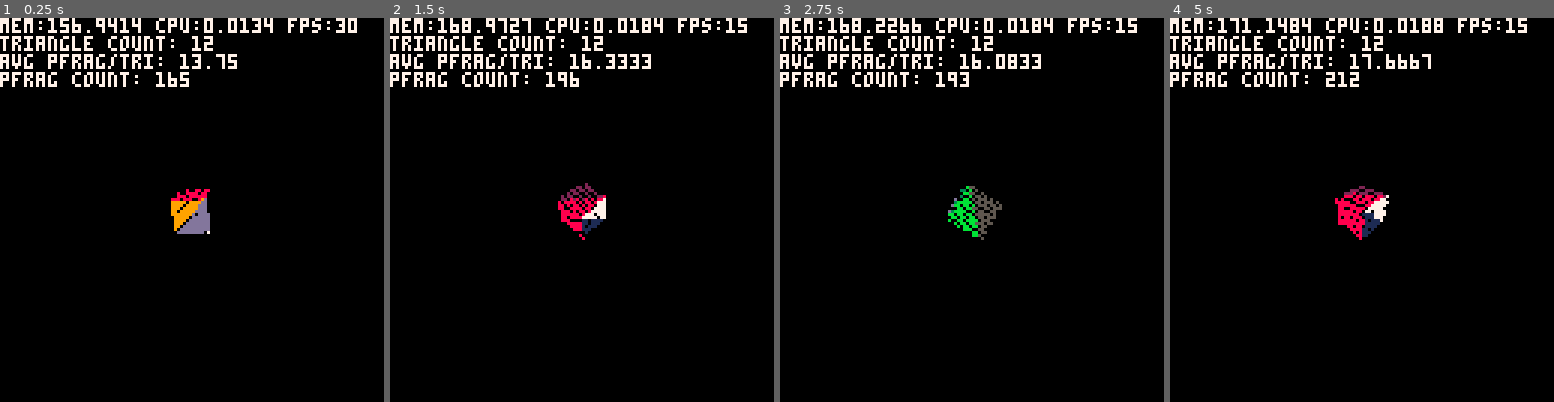
Above: before the commit, frames 1-4 (left to right).
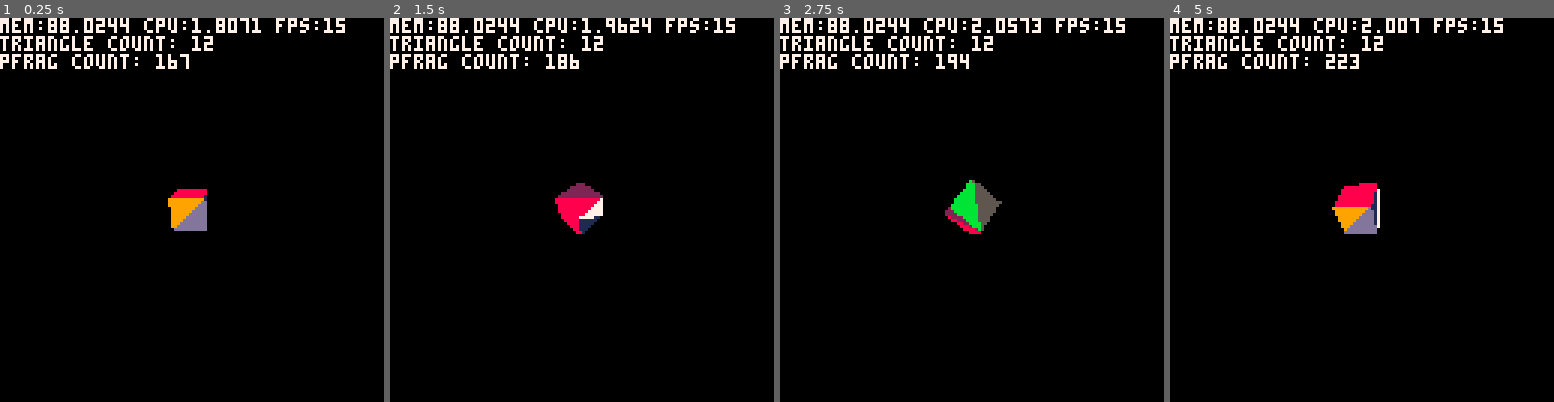
Above: after the commit, the same moments.

Repository: sthilaid/pico-8-carts
Game: PICO-8 cartridge cube.p8
The game is run twice, just before and just after one commit, with the same random seed, the same clock (stepped at 60 frames per second) and the same inputs.
Inputs:
- Up to frame 1 (0.25 s): no input
- Up to frame 2 (1.5 s): no input
- Up to frame 3 (2.75 s): hold Up 2.15-2.42 s
- Up to frame 4 (5 s): hold Down 3.63-3.97 s; hold Up from 4.73 s (still down)

The runs differ from the first frame. In frame 1, 3.2% of the frame differs, in the area x 0-93%, y 0-57%; in frame 2, 3.5%; in frame 3, 3.8%; in frame 4, 4.4%, in the area x 0-93%, y 0-58%.

Commit message:
better debug handling, rendering by wrinting to video memory and more volatile memory

Diff:
--- a/cube.p8
+++ b/cube.p8
@@ -2,11 +2,17 @@
 version 29
 __lua__
 
+-- data
+cubeMoveSpeed=0.1
+
+-- runtime globals
 camera={}
 cube={}
 objects={}
-cubeRotMat={}
-cubeMoveSpeed=0.1
+cubeRotMat=0
+screenMat = 0
+
+-- flow
 
 function _init()
    --camera = perspective2(45, 1, 0.1, 1000)
@@ -16,6 +22,7 @@
    add(objects, cube)
 
    cubeRotMat= rotmatrix(0.25/30, 0.1/30, 0.05/30)
+   screenMat = mmult(transmatrix(vpoint(64, 64, 0.5)), scalematrix(64, 64, 0.5))
 end
 
 function _update()
@@ -32,9 +39,21 @@
 function _draw()
    srand(12345)
    cls()
+   render3d(camera, objects)
+   dflush()
+end
+
+-------------------------------------------------------------------------------
+-- debug
+debugStrs = {}
+function dprint(str) add(debugStrs, str) end
+function dflush()
    color(7)
    print("mem:"..stat(0).." cpu:"..stat(1).." fps:"..stat(7))
-   render3d(camera, objects)
+   for s in all(debugStrs) do
+      print(s)
+   end
+   debugStrs = {}
 end
 
 -------------------------------------------------------------------------------
@@ -216,10 +235,10 @@
    return res
 end
 function mprint(m)
-   print(vstr(m[1]))
-   print(vstr(m[2]))
-   print(vstr(m[3]))
-   print(vstr(m[4]))
+   dprint(vstr(m[1]))
+   dprint(vstr(m[2]))
+   dprint(vstr(m[3]))
+   dprint(vstr(m[4]))
 end
 function meshdata(vertices, textureCoords, normals, triangles, cullBackface)
    return {verts=vertices,
@@ -228,7 +247,7 @@
            tris=triangles,
            cullBackface=cullBackface}
 end
-function object(mat, mesh) return {mat=mat, mesh=mesh, vFrags={}, pFrags={}} end
+function object(mat, mesh) return {mat=mat, mesh=mesh} end
 
 function fragment(v, uv, n)
    return {vx=v[1], vy=v[2], vz=v[3],
@@ -251,20 +270,18 @@
 function geometryScreenMapping(vfrag, screenMat)
    local v = vpoint(vfrag.vx, vfrag.vy, vfrag.vz)
    local screen_v = mapply(screenMat, v)
-   --print("v: "..vstr(v))
-   --print("sv: "..vstr(screen_v))
+   --dprint("v: "..vstr(v))
+   --dprint("sv: "..vstr(screen_v))
    vfrag.vx = screen_v[1]
    vfrag.vy = screen_v[2]
    vfrag.vz = screen_v[3]
 end
 
 function processGeometries(cam, objects)
-   local screenMat = mmult(transmatrix(vpoint(64, 64, 0.5)), scalematrix(64, 64, 0.5))
-
    -- todo: optimize, only process vertices and normals once
+   local vFrags={}
    for obj in all(objects) do
       local mesh = obj.mesh
-      obj.vFrags={}
       for t in all(mesh.tris) do
          local processedTriangleFrags= {}
          local clippedTriangleFrags = {}
@@ -273,28 +290,29 @@
             local uv    = mesh.uvs[t[tindex][2]]
             local n     = mesh.normals[t[tindex][3]]
             local vFrag = geometryVertexShading(cam, obj.mat, v, uv, n)
-            --print("pv: "..vstr(vFrag.n))
+            --dprint("pv: "..vstr(vFrag.n))
             add(processedTriangleFrags, vFrag)
          end
          for processedTriangle in all(processedTriangleFrags) do
             geometryClipping(processedTriangle, clippedTriangleFrags)
-            --print(processedTriangle.v[1].." -> "..clippedTriangleFrags[#clippedTriangleFrags].v[1])
+            --dprint(processedTriangle.v[1].." -> "..clippedTriangleFrags[#clippedTriangleFrags].v[1])
          end
          for clippedVertexFrag in all(clippedTriangleFrags) do
             geometryScreenMapping(clippedVertexFrag, screenMat)
-            --print("frag: "..clippedVertexFrag.vx)
-         end
-         add(obj.vFrags, clippedTriangleFrags) -- accumulate screen space clipped triangles
+            --dprint("frag: "..clippedVertexFrag.vx)
+         end
+         add(vFrags, clippedTriangleFrags) -- accumulate screen space clipped triangles
       end
       ---------------------------------
       -- local test={}
-      -- add(test, obj.vFrags[1])
-      -- obj.vFrags = test
+      -- add(test, vFrags[1])
+      -- vFrags = test
       ---------------------------------
    end
-end
-
-function rasterize(objects)
+   return vFrags
+end
+
+function rasterize(vFrags)
    function computeEdgeParams(p1, p2) return {a=-(p2[2]-p1[2]), b=(p2[1]-p1[1]), c=(p2[2]-p1[2])*p1[1] - (p2[1]-p1[1])*p1[2]} end
    function edgeSign(px,py,a,b,c) return a*px + b*py + c end
    function baryInterpVertex(w,u,v,v1,v2,v3) return vadd(vadd(vscale(v1, w), vscale(v2, u)), vscale(v3, v)) end
@@ -302,104 +320,115 @@
    -- rasterTrianglesetup
    -- rasterTriangleTraversal
    local triCount = 0
-   local triPfragAvgData = {}
-   for obj in all(objects) do
-      obj.pFrags = {}
-      for vfragTriangle in all(obj.vFrags) do
-         triCount += 1
-         local tricol = rnd(16)
-         local p1 = vpoint(vfragTriangle[1].vx, vfragTriangle[1].vy, vfragTriangle[1].vz)
-         local p2 = vpoint(vfragTriangle[2].vx, vfragTriangle[2].vy, vfragTriangle[2].vz)
-         local p3 = vpoint(vfragTriangle[3].vx, vfragTriangle[3].vy, vfragTriangle[3].vz)
-
-         -- if obj.mesh.cullBackface then
-         --    triNormal = vcross(p1, p2)
-         --    if vdot(triNormal, vscale(p1,-1)) < 0 then
-         --       break
-         --    end
-         -- end
-
-         local uv1 = point2d(vfragTriangle[1].u, vfragTriangle[1].v)
-         local uv2 = point2d(vfragTriangle[2].u, vfragTriangle[2].v)
-         local uv3 = point2d(vfragTriangle[3].u, vfragTriangle[3].v)
-         local n1 = vpoint(vfragTriangle[1].nx, vfragTriangle[1].ny, vfragTriangle[1].nz)
-         local n2 = vpoint(vfragTriangle[2].nx, vfragTriangle[2].ny, vfragTriangle[2].nz)
-         local n3 = vpoint(vfragTriangle[3].nx, vfragTriangle[3].ny, vfragTriangle[3].nz)
-         local edgeParams = {computeEdgeParams(p1, p2), computeEdgeParams(p2, p3), computeEdgeParams(p3, p1)}
-         local pmin_x = min(min(p1[1], p2[1]), p3[1])
-         local pmin_y = min(min(p1[2], p2[2]), p3[2])
-         local pmax_x = max(max(p1[1], p2[1]), p3[1])
-         local pmax_y = max(max(p1[2], p2[2]), p3[2])
-         --print("min: "..pmin_x..","..pmin_y.." max: "..pmax_x..","..pmax_y)
-         --print("params: a:"..edgeParams[1].a.."b: "..edgeParams[1].b.."c: "..edgeParams[1].c)
-         local triPixelFragCount = 0
-         for x=pmin_x, pmax_x do
-            for y=pmin_y, pmax_y do
-               local isInside = true
-               local edgeValues = {}
-               for e=1,3 do
-                  -- hack while i figure how to properly do backface culling at the tri level
-                  edgeValues[e] = edgeSign(x,y, edgeParams[e].a, edgeParams[e].b, edgeParams[e].c)
-                  --isInside = e==1 or edgeValues[e] == 0 or sign(edgeValues[e]) == sign(edgeValues[e-1])
-                  isInside = isInside and edgeValues[e] <= 0
-                  if not isInside then
-                     break
-                  end
-               end
-               --print(edgeValues[1])
-               --print("("..x..","..y.."): "..edgeValues[1]..","..edgeValues[2]..","..edgeValues[3])
-               if isInside then
-                  local areaSum = (edgeValues[1]  + edgeValues[2] + edgeValues[3])
-                  -- should use perspective corrected coordinates?
-                  local barycentric_u = edgeValues[2] / areaSum
-                  local barycentric_v = edgeValues[3] / areaSum
-                  local barycentric_w = 1 - barycentric_u - barycentric_v
-                  local v = baryInterpVertex(barycentric_w, barycentric_u, barycentric_v, p1, p2, p3)
-                  local uv = baryInterpPoint(barycentric_w, barycentric_u, barycentric_v, uv1, uv2, uv3)
-                  local n = baryInterpVertex(barycentric_w, barycentric_u, barycentric_v, n1, n2, n3)
-                  local pfrag = fragment(v, uv, n)
-                  pfrag.col = tricol
-                  add(obj.pFrags, pfrag)
-                  triPixelFragCount +=1
+   local pixelFragCount = 0
+   local pFrags = {}
+   for i=1,128 do pFrags[i] = {} end
+
+   for vfragTriangle in all(vFrags) do
+      triCount += 1
+      local tricol = rnd(16)
+      local p1 = vpoint(vfragTriangle[1].vx, vfragTriangle[1].vy, vfragTriangle[1].vz)
+      local p2 = vpoint(vfragTriangle[2].vx, vfragTriangle[2].vy, vfragTriangle[2].vz)
+      local p3 = vpoint(vfragTriangle[3].vx, vfragTriangle[3].vy, vfragTriangle[3].vz)
+
+      -- if obj.mesh.cullBackface then
+      --    triNormal = vcross(p1, p2)
+      --    if vdot(triNormal, vscale(p1,-1)) < 0 then
+      --       break
+      --    end
+      -- end
+
+      local uv1 = point2d(vfragTriangle[1].u, vfragTriangle[1].v)
+      local uv2 = point2d(vfragTriangle[2].u, vfragTriangle[2].v)
+      local uv3 = point2d(vfragTriangle[3].u, vfragTriangle[3].v)
+      local n1 = vpoint(vfragTriangle[1].nx, vfragTriangle[1].ny, vfragTriangle[1].nz)
+      local n2 = vpoint(vfragTriangle[2].nx, vfragTriangle[2].ny, vfragTriangle[2].nz)
+      local n3 = vpoint(vfragTriangle[3].nx, vfragTriangle[3].ny, vfragTriangle[3].nz)
+      local edgeParams = {computeEdgeParams(p1, p2), computeEdgeParams(p2, p3), computeEdgeParams(p3, p1)}
+      local pmin_x = flr(min(min(p1[1], p2[1]), p3[1]))
+      local pmin_y = flr(min(min(p1[2], p2[2]), p3[2]))
+      local pmax_x = flr(max(max(p1[1], p2[1]), p3[1]))
+      local pmax_y = flr(max(max(p1[2], p2[2]), p3[2]))
+      --dprint("min: "..pmin_x..","..pmin_y.." max: "..pmax_x..","..pmax_y)
+      --dprint("params: a:"..edgeParams[1].a.."b: "..edgeParams[1].b.."c: "..edgeParams[1].c)
+      for x=pmin_x, pmax_x do
+         for y=pmin_y, pmax_y do
+            local isInside = true
+            local edgeValues = {}
+            for e=1,3 do
+               -- hack while i figure how to properly do backface culling at the tri level
+               edgeValues[e] = edgeSign(x,y, edgeParams[e].a, edgeParams[e].b, edgeParams[e].c)
+               --isInside = e==1 or edgeValues[e] == 0 or sign(edgeValues[e]) == sign(edgeValues[e-1])
+               isInside = isInside and edgeValues[e] <= 0
+               if not isInside then
+                  break
                end
             end
-         end
-         add(triPfragAvgData, triPixelFragCount)
-      end
-   end
-   print("triangle count: "..triCount)
-   triPfragAvg = 0
-   for d in all(triPfragAvgData) do triPfragAvg += d end
-   triPfragAvg /= #triPfragAvgData
-   print("avg pfrag/tri: "..triPfragAvg)
-end
-function processPixels(objects)
+            --dprint(edgeValues[1])
+            --dprint("("..x..","..y.."): "..edgeValues[1]..","..edgeValues[2]..","..edgeValues[3])
+            if isInside then
+               local areaSum = (edgeValues[1]  + edgeValues[2] + edgeValues[3])
+               -- should use perspective corrected coordinates?
+               local barycentric_u = edgeValues[2] / areaSum
+               local barycentric_v = edgeValues[3] / areaSum
+               local barycentric_w = 1 - barycentric_u - barycentric_v
+               -- only interpolate depth instead of whole vertex pos?
+               local v = baryInterpVertex(barycentric_w, barycentric_u, barycentric_v, p1, p2, p3)
+               local uv = baryInterpPoint(barycentric_w, barycentric_u, barycentric_v, uv1, uv2, uv3)
+               local n = baryInterpVertex(barycentric_w, barycentric_u, barycentric_v, n1, n2, n3)
+               local pfrag = fragment(v, uv, n)
+               pfrag.col = tricol
+
+               -- zbuff check
+               if not pFrags[x][y] or pfrag.vz < pFrags[x][y].vz then
+                  pFrags[x][y] = pfrag
+                  pixelFragCount +=1
+               end
+            end
+         end
+      end
+   end
+   dprint("triangle count: "..triCount)
+   dprint("pfrag count: "..pixelFragCount)
+   return pFrags
+end
+function processPixels(pFrags)
    --pixelShading
    --pixelMerging ?
    --pixelRender
-   zbuf = {}
-   for i=1,128 do zbuf[i]={} end
-
-   for obj in all(objects) do
-      print("pfrag count: "..#obj.pFrags)
-      for pfrag in all(obj.pFrags) do
-         local x = flr(pfrag.vx)
-         local y = flr(pfrag.vy)
-         if (not zbuf[x][y]) or pfrag.vz < zbuf[x][y]  then
-            zbuf[x][y] = pfrag.vz
-            pset(x,y,pfrag.col)
-         end
-         -- if x==64 and y==64 then
-         --    print(pfrag.vz)
-         -- end
+   for y=1,128 do
+      for x=1,128,8 do
+         c1,c2,c3,c4,c5,c6,c7,c8 = 0,0,0,0,0,0,0,0
+         if (pFrags[x][y])      c1 = 0xF & flr(pFrags[x][y].col)
+         if (pFrags[x+1][y])    c2 = 0xF & flr(pFrags[x+1][y].col)
+         if (pFrags[x+2][y])    c3 = 0xF & flr(pFrags[x+2][y].col)
+         if (pFrags[x+3][y])    c4 = 0xF & flr(pFrags[x+3][y].col)
+         if (pFrags[x+4][y])    c5 = 0xF & flr(pFrags[x+4][y].col)
+         if (pFrags[x+5][y])    c6 = 0xF & flr(pFrags[x+5][y].col)
+         if (pFrags[x+6][y])    c7 = 0xF & flr(pFrags[x+6][y].col)
+         if (pFrags[x+7][y])    c8 = 0xF & flr(pFrags[x+7][y].col)
+         -- pset(x-1,y,c1)
+         -- pset(x,y,c2)
+         -- pset(x+1,y,c3)
+         -- pset(x+2,y,c4)
+         -- pset(x+3,y,c5)
+         -- pset(x+4,y,c6)
+         -- pset(x+5,y,c7)
+         -- pset(x+6,y,c8)
+
+         local addr = 0x6000+64*(y-1)+x\2
+         poke2(addr, (c4 << 12) + (c3 << 8) + (c2 << 4) + c1)
+         poke2(addr+2, (c8 << 12) + (c7 << 8) + (c6 << 4) + c5)
+         -- local data = (c8<<28)+(c7<<24)+(c6<<20)+(c5<<16)+(c4<<12)+(c3<<8)+(c2<<4)+c1
+         -- poke4(addr, data)
       end
    end
 end
 
 function render3d(camera, objects)
-   processGeometries(camera, objects)
-   rasterize(objects)
-   processPixels(objects)
+   local vFrags = processGeometries(camera, objects)
+   local pFrags = rasterize(vFrags)
+   processPixels(pFrags)
 end
 
 function cubemesh()
